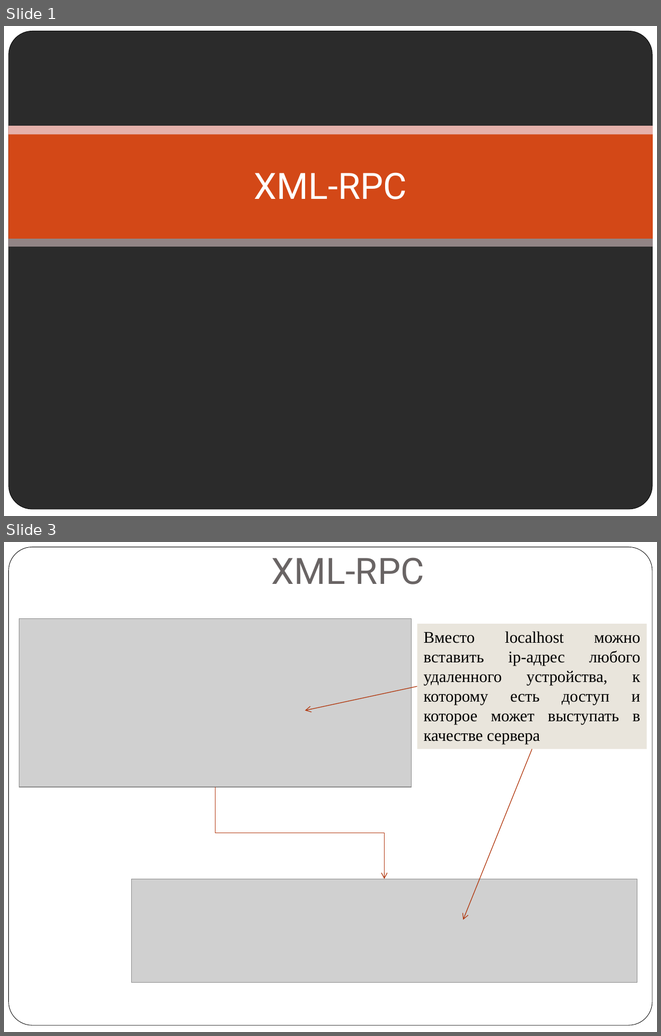
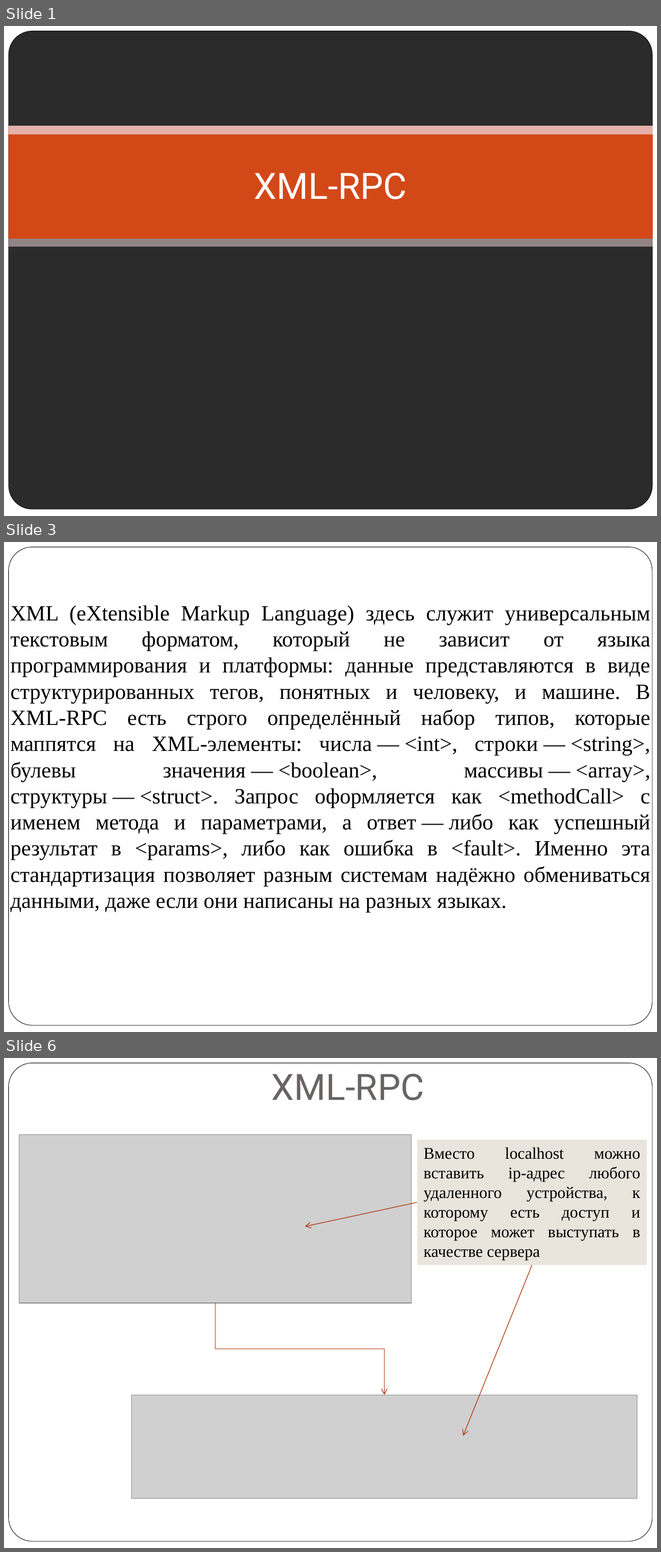
Before and after one commit to mbdatateach/site, a slide deck: РВиП/практики/Практика 3.pptx. Shown one above the other, each under a label of ours: slides 1 and 3 before the commit, slides 1, 3 and 6 after it; the slides between them are not shown. The pictures are 661x1036 and 661x1552 pixels, drawn with LibreOffice and Linux fonts; fonts in the diff are those of the drawing; grey boxes stand for pictures; background and template pictures are left out; a plain dark background stands for a picture behind light text. Boxes give left, top, right and bottom in pixels: in the first picture for what was removed or moved away, otherwise in the second. Text is boxed around its words. In the diff, an @@ line names an element or a change of style, - is before the commit and + after.

```diff
--- a/РВиП/практики/Практика 3.pptx
+++ b/РВиП/практики/Практика 3.pptx
@@ slide 3 added at (4,542,657,1032), background #FFFFFF; not listed: 1 template element that a slide beside it also shows @@
@@ text added at (10,605,651,912), 24 pt, text #000000 @@
+XML (eXtensible Markup Language) здесь служит универсальным текстовым форматом, который не зависит от языка программирования и платформы: данные представляются в виде структурированных тегов, понятных и человеку, и машине. В XML‑RPC есть строго определённый набор типов, которые маппятся на XML‑элементы: числа — <int>, строки — <string>, булевы значения — <boolean>, массивы — <array>, структуры — <struct>. Запрос оформляется как <methodCall> с именем метода и параметрами, а ответ — либо как успешный результат в <params>, либо как ошибка в <fault>. Именно эта стандартизация позволяет разным системам надёжно обмениваться данными, даже если они написаны на разных языках.
@@ what was slide 3 is now slide 6 @@
```
Also in this commit, not shown: 1 slide changed, 6 other slides added, 4 other files.
